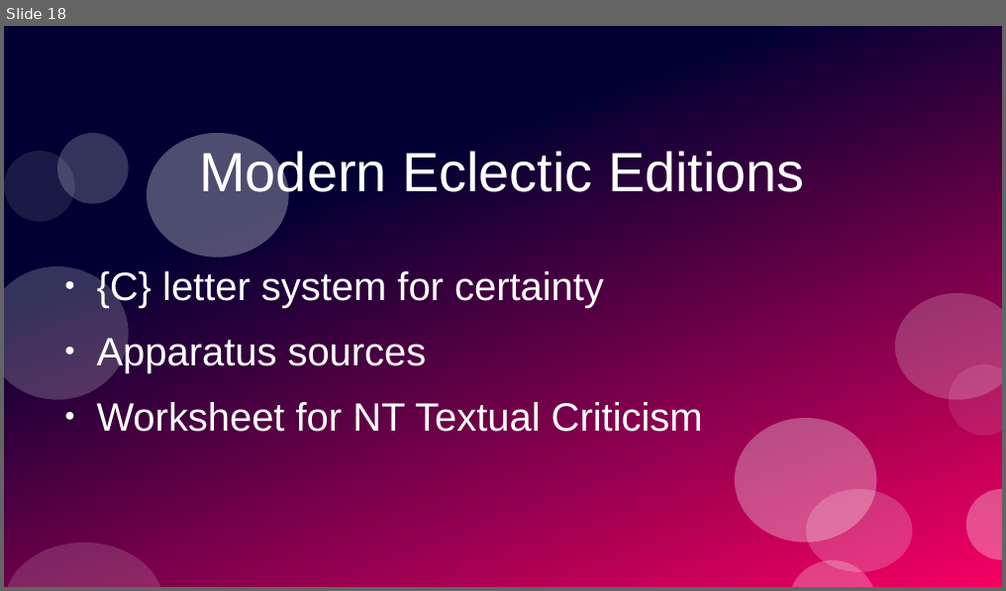
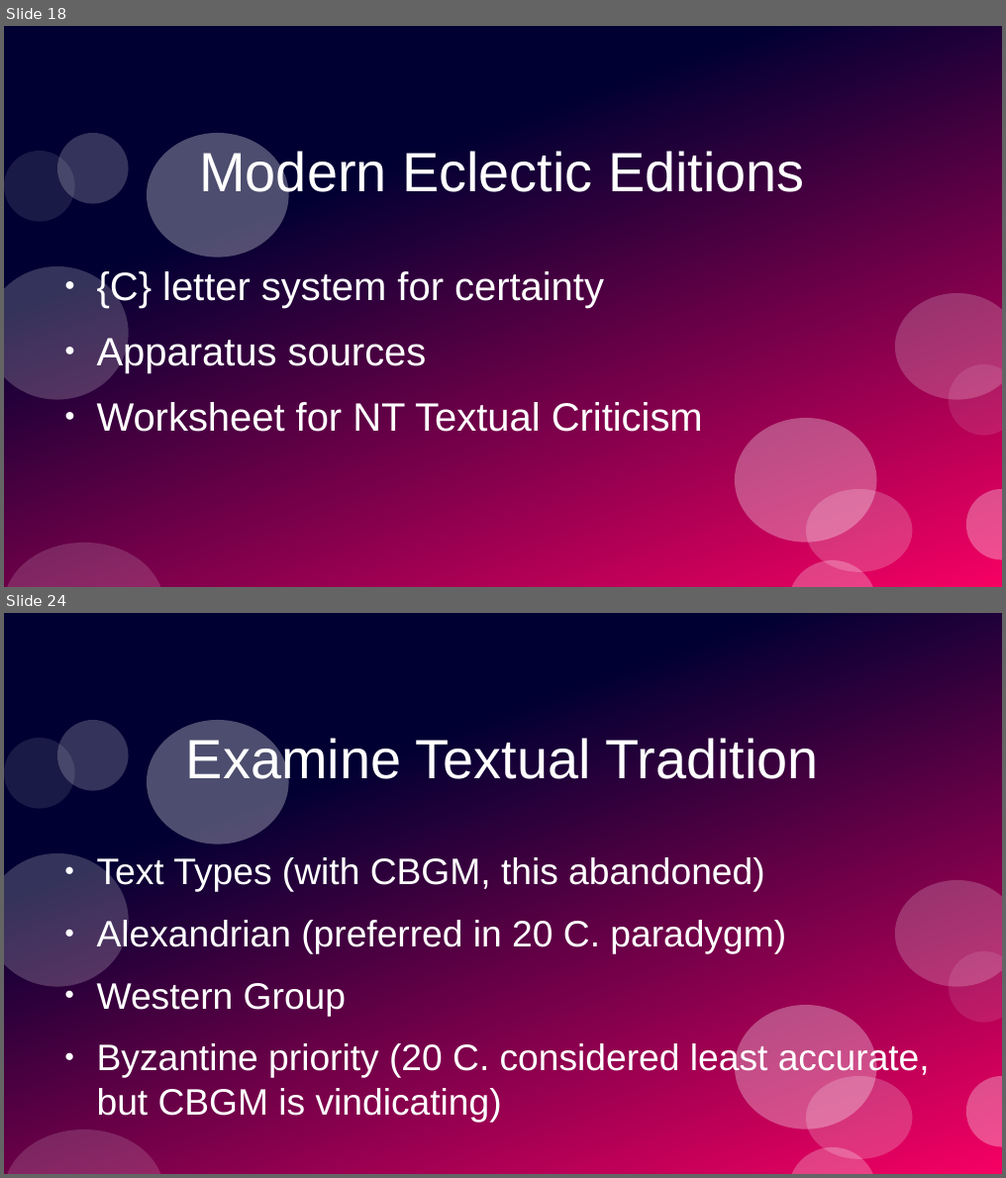
Before and after one commit to stevemac321/Music, a slide deck: LostTransmission.pptx. Shown one above the other, each under a label of ours: slide 18 before the commit, slides 18 and 24 after it; the slides between them are not shown. The pictures are 1006x591 and 1006x1178 pixels, drawn with LibreOffice and Linux fonts; fonts in the diff are those of the drawing. Boxes give left, top, right and bottom in pixels: in the first picture for what was removed or moved away, otherwise in the second. Text is boxed around its words. In the diff, an @@ line names an element or a change of style, - is before the commit and + after.

Commit message:
done with wegner
started with CBGM

```diff
--- a/LostTransmission.pptx
+++ b/LostTransmission.pptx
@@ slide 24 added at box(4, 613, 1002, 1174), background #FFFFFF; not listed: 12 template elements that a slide beside it also shows @@
@@ text added at box(186, 735, 818, 788), 44 pt, text #FFFFFF @@
+Examine Textual Tradition
@@ text added at box(97, 858, 930, 1123), 29.3 pt, text #FFFFFF @@
+● Text Types (with CBGM, this abandoned)
+● Alexandrian (preferred in 20 C. paradygm)
+● Western Group
+● Byzantine priority (20 C. considered least accurate, but CBGM is vindicating)
```
Also in this commit, not shown: 10 other slides added, 1 slide removed.
